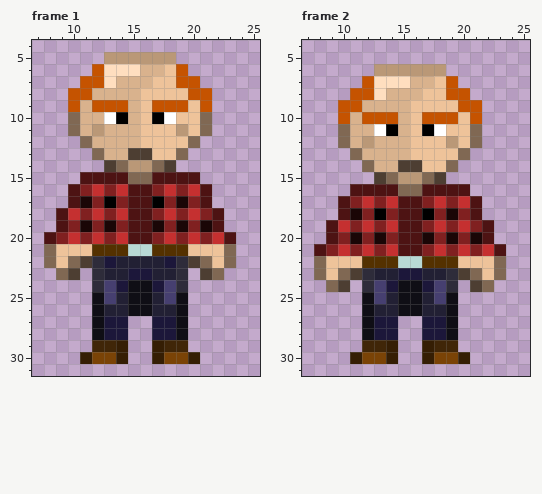
Pixel-art file -- Textures/Game Developments/Characters/MC/Front Idle.ase. Above, as it was before the edit.
32x32 pixels, 2 frames. Colours within 5 levels of each other are drawn and written as one. Shown: frame 1: x 7..25, y 4..31; frame 2: x 7..25, y 4..31.
After the commit:
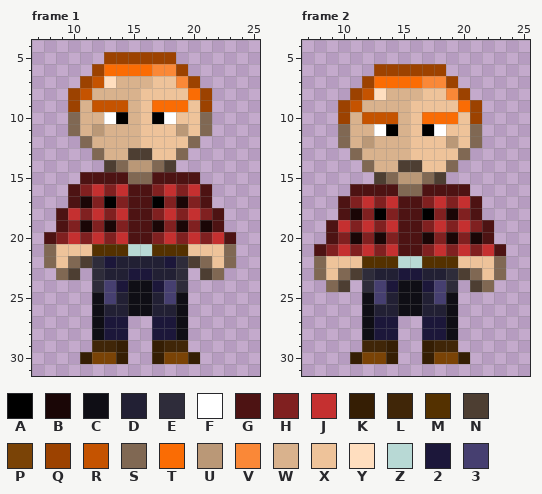
Palette (. is transparent): A #000000  B #1a0606  C #0f0e15  D #222034  E #2e2c3a  F #ffffff  G #4d1313  H #802020  J #c53030  K #351e04  L #402608  M #543100  N #4d3e32  P #7a4306  Q #9c4200  R #c55300  S #806853  T #fa6c04  U #ba9877  V #fa8837  W #d9b28d  X #eec39a  Y #ffdebf  Z #b8d9d5  2 #1c173a  3 #463f70
Diff:
--- frame 1
@@ x 7..25 @@
  4 ...................
- 5 ......UUUUUU.......
- 6 .....RYYYWWXR......
- 7 ....RRYWWWXXRR.....
- 8 ...RRWWWWXXXXRR....
- 9 ...RWRRRWXRRRXR....
+ 5 ......QQQQQQ.......
+ 6 .....QTTTTVVQ......
+ 7 ....QRYWWWXXVQ.....
+ 8 ...QRWWWWXXXXTQ....
+ 9 ...QWRRRWXTTTXQ....
 10 ...SWWFAWXAFXXS....
--- frame 2
@@ x 7..25 @@
  5 ...................
- 6 ......UUUUUU.......
- 7 .....RYYYWWXR......
- 8 ....RRYWWWXXRR.....
- 9 ...RRWWWWXXXXRR....
-10 ...RWRRRWXRRRXR....
+ 6 ......QQQQQQ.......
+ 7 .....QTTTTVVQ......
+ 8 ....QRYWWWXXVQ.....
+ 9 ...QRWWWWXXXXTQ....
+10 ...QWRRRWXTTTXQ....
 11 ...SWWFAWXAFXXS....
Pixel boxes of the changes (left, top, right, bottom) in both pictures:
changed: (68, 52, 212, 112)
changed: (338, 64, 482, 124)
